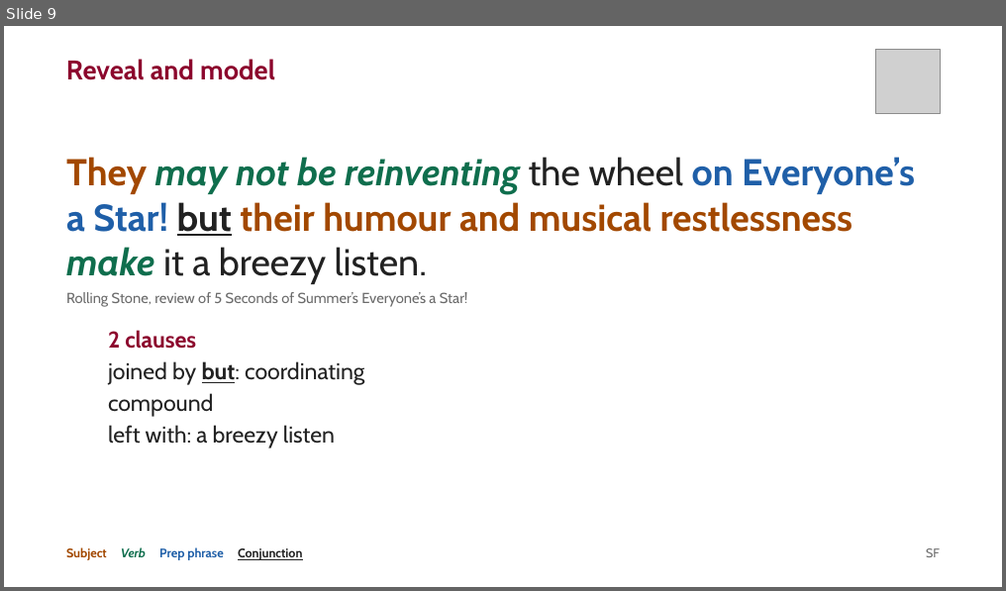
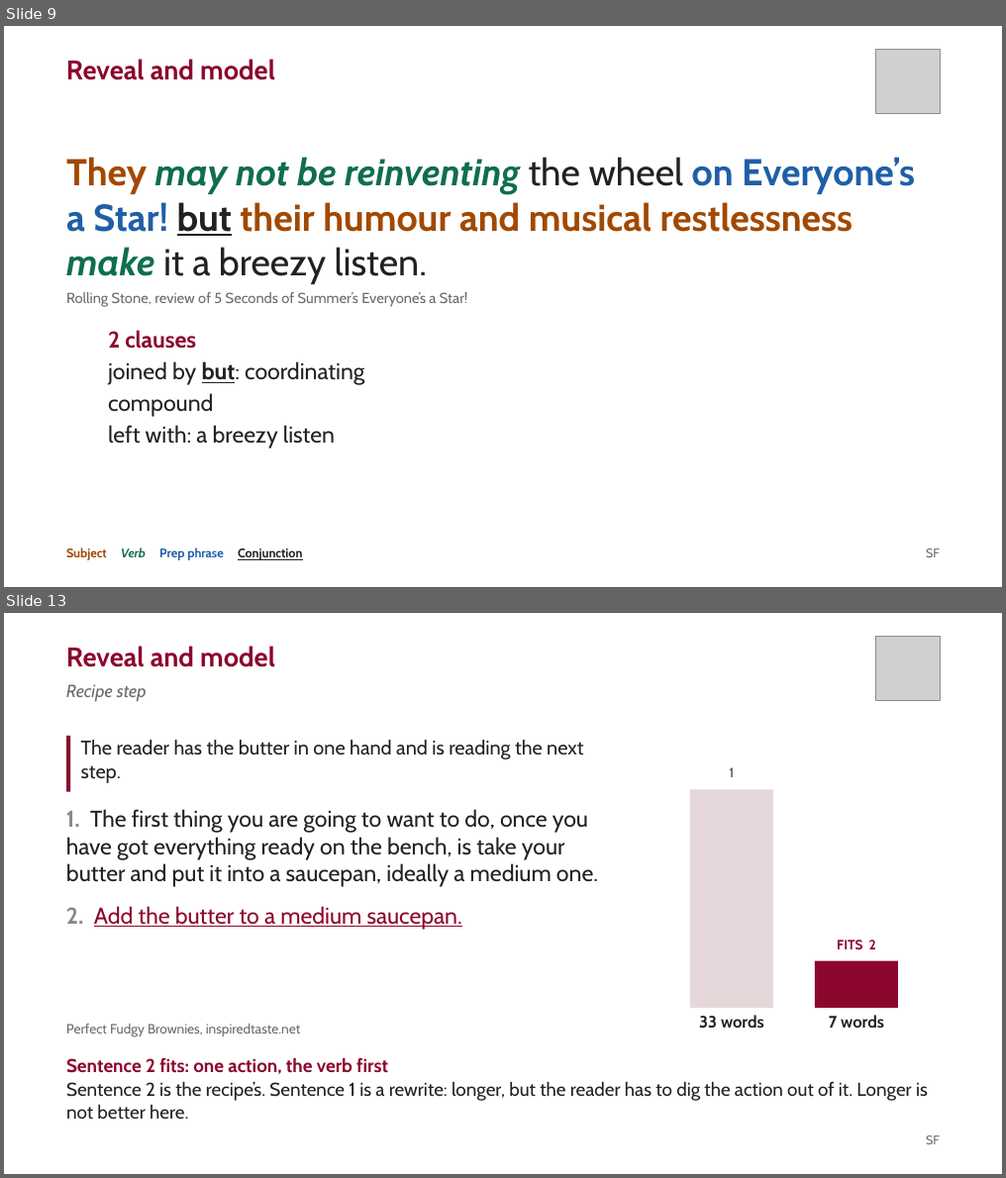
Before and after one commit to liaminhawai-cmd/Bone-Sparrow, a slide deck: SentenceFluencyDeck.pptx. Shown one above the other, each under a label of ours: slide 9 before the commit, slides 9 and 13 after it; the slides between them are not shown. The pictures are 1006x591 and 1006x1178 pixels, drawn with LibreOffice and Linux fonts; fonts in the diff are those of the drawing; grey boxes stand for pictures. Boxes give left, top, right and bottom in pixels: in the first picture for what was removed or moved away, otherwise in the second. Text is boxed around its words. In the diff, an @@ line names an element or a change of style, - is before the commit and + after.

```diff
--- a/SentenceFluencyDeck.pptx
+++ b/SentenceFluencyDeck.pptx
@@ slide 13 added at (x1=4, y1=613, x2=1002, y2=1174), background #FFFFFF @@
@@ picture added at (x1=875, y1=636, x2=940, y2=700) @@
@@ text added at (x1=66, y1=646, x2=275, y2=667), 26 pt, text #8C072D, bold @@
+Reveal and model
@@ text added at (x1=66, y1=684, x2=147, y2=702), 17 pt, text #6B6B6B, italic @@
+Recipe step
@@ rectangle added at (x1=66, y1=736, x2=70, y2=792), fill #8C072D @@
@@ text added at (x1=81, y1=740, x2=583, y2=783), 19 pt, text #212121 @@
+The reader has the butter in one hand and is reading the next step.
@@ rectangle added at (x1=690, y1=789, x2=773, y2=1008), fill #E6D8DA @@
@@ text added at (x1=729, y1=767, x2=734, y2=777), 13 pt, text #6B6B6B, bold @@
+1
@@ text added at (x1=66, y1=809, x2=598, y2=930), 22 pt, text #212121 @@
+1. The first thing you are going to want to do, once you have got everything ready on the bench, is take your butter and put it into a saucepan, ideally a medium one.
+2. Add the butter to a medium saucepan.
@@ rectangle added at (x1=815, y1=961, x2=898, y2=1008), fill #8C072D @@
@@ text added at (x1=837, y1=940, x2=876, y2=951), 13 pt, text #8C072D, bold @@
+FITS 2
@@ text added at (x1=66, y1=1024, x2=301, y2=1038), 13 pt, text #6B6B6B @@
+Perfect Fudgy Brownies, inspiredtaste.net
@@ text added at (x1=699, y1=1015, x2=764, y2=1029), 16 pt, text #212121, bold @@
+33 words
@@ text added at (x1=829, y1=1015, x2=884, y2=1028), 16 pt, text #212121, bold @@
+7 words
@@ text added at (x1=66, y1=1058, x2=928, y2=1120), 18 pt, text #212121 @@
+Sentence 2 fits: one action, the verb first
+Sentence 2 is the recipe’s. Sentence 1 is a rewrite: longer, but the reader has to dig the action out of it. Longer is not better here.
@@ text added at (x1=926, y1=1136, x2=940, y2=1145), 12 pt, text #6B6B6B @@
+SF
```
Also in this commit, not shown: 4 slides changed, 1 other slide added, 3 other files.
